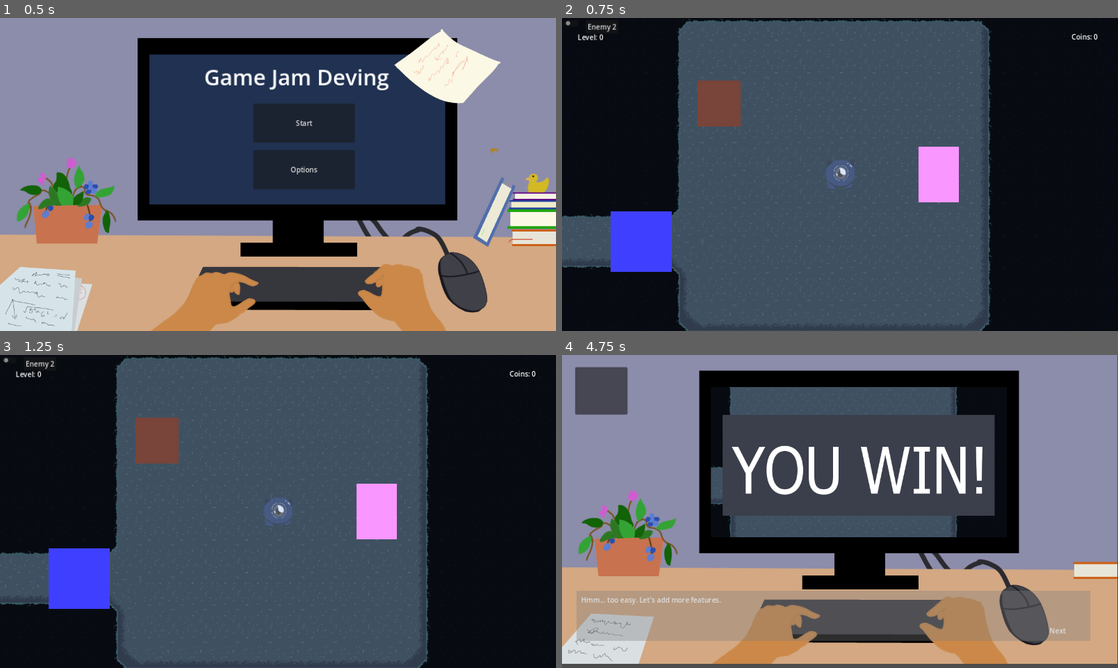
Above: before the commit, frames 1-4 (two rows, left to right).
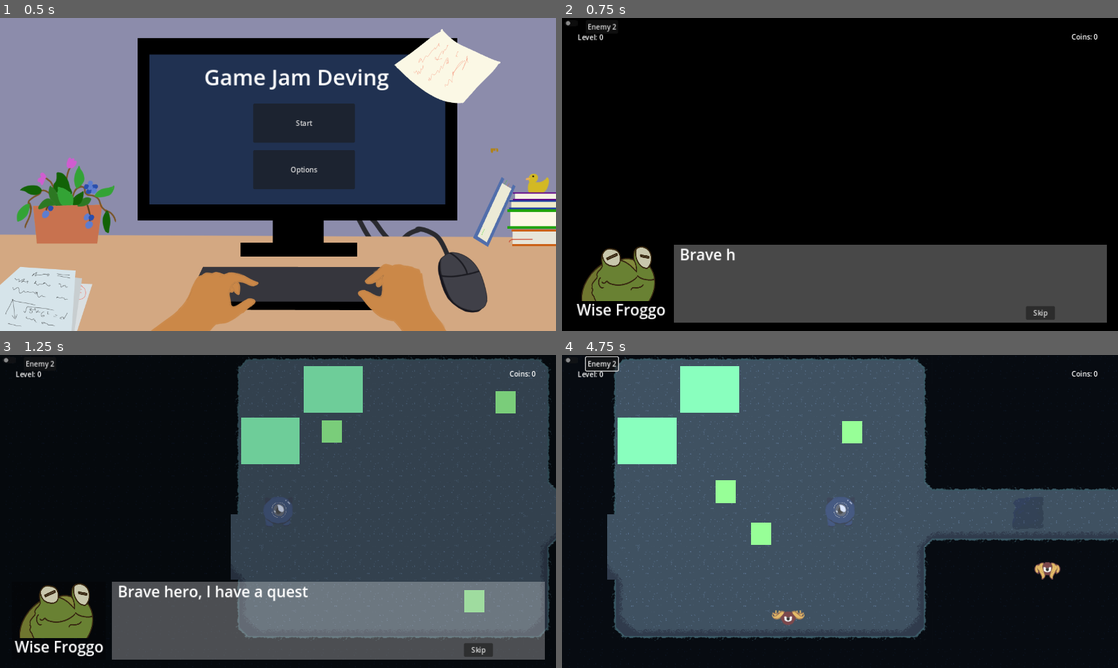
Above: after the commit, the same moments.

Repository: acropolis914/Gwizz-s-Game-Jam
Game: Godot game, scene res://Scene/main_menu.tscn
Two runs of this game, one before a commit and one after it. Both use one fixed random seed, a clock stepped at 60 frames per second and the inputs below.
Inputs (mouse positions are in pixels of both pictures, inside the frame that each line leads up to):
- Up to frame 1 (0.5 s): no input
- Up to frame 2 (0.75 s): click "Start" at 0.5 s
- Up to frame 3 (1.25 s): no input
- Up to frame 4 (4.75 s): click (1040, 649) at 1.25 s, where only the run after the commit has a clickable "Skip"; click (573, 361) at 2 s; click "Enemy 2" at 2.75 s; tap Enter at 3.5 s; move the mouse to (962, 495) at 3.52 s; hold D (move_right) 3.53-4.25 s; tap Shift (dash) at 3.6 s; click (845, 508) at 4.27 s

Frame 1 is identical in both runs. In frame 2, 66% of the frame differs, in the area x 0-100%, y 0-100%; in frame 3, 56%; in frame 4, 79%.

Commit message:
positions, trigger, etc
positions, trigger, etc

Diff:
--- /dev/null
+++ b/CanvasLayer.gd
@@ -0,0 +1,11 @@
+extends CanvasLayer
+
+
+# Called when the node enters the scene tree for the first time.
+func _ready():
+	pass # Replace with function body.
+
+
+# Called every frame. 'delta' is the elapsed time since the previous frame.
+func _process(delta):
+	pass
--- a/Scene/coin.tscn
+++ b/Scene/coin.tscn
@@ -4,7 +4,7 @@
 [ext_resource type="Script" path="res://Scripts/coin.gd" id="1_uavr1"]
 
 [sub_resource type="RectangleShape2D" id="RectangleShape2D_u3itk"]
-size = Vector2(54, 58)
+size = Vector2(26, 26)
 
 [node name="Coin" type="Area2D"]
 script = ExtResource("1_uavr1")
@@ -14,7 +14,7 @@
 
 [node name="Sprite2D" type="Sprite2D" parent="."]
 modulate = Color(1, 0.788235, 0, 1)
-scale = Vector2(0.466667, 0.5)
+scale = Vector2(0.216667, 0.216667)
 texture = ExtResource("1_0my5m")
 
 [connection signal="body_entered" from="." to="." method="_on_body_entered"]
--- a/Scene/enemy_type_3.tscn
+++ b/Scene/enemy_type_3.tscn
@@ -66,8 +66,7 @@
 script = ExtResource("3_0bwcu")
 
 [node name="Attack_Timer" type="Timer" parent="."]
-wait_time = 3.0
-autostart = true
+one_shot = true
 
 [node name="AnimatedSprite2D" type="AnimatedSprite2D" parent="."]
 sprite_frames = SubResource("SpriteFrames_wfy6l")
--- a/Scene/main.tscn
+++ b/Scene/main.tscn
@@ -12,8 +12,36 @@
 [ext_resource type="Script" path="res://Scripts/Timer_CanvasLayer.gd" id="9_5lsd1"]
 [ext_resource type="PackedScene" uid="uid://cfh6fu6sg2kyy" path="res://Scene/coin.tscn" id="12_gs1c4"]
 [ext_resource type="PackedScene" uid="uid://gwrdgj65fsr4" path="res://Scene/enemy_type_3.tscn" id="13_1u1k8"]
+[ext_resource type="Texture2D" uid="uid://hrmxcdr3lett" path="res://ImageAssets/TilesAndStonesbyPol/rocktrap.png" id="14_jecnv"]
 [ext_resource type="PackedScene" uid="uid://03tyh5acohqu" path="res://Scene/slime.tscn" id="14_orumr"]
+[ext_resource type="Texture2D" uid="uid://ca43nx0s8p3wh" path="res://ImageAssets/White.png" id="14_upyrm"]
 [ext_resource type="PackedScene" uid="uid://b8v23jfry1r7" path="res://Scene/pot.tscn" id="14_yj3bj"]
+[ext_resource type="Script" path="res://Scripts/Enemy_Move_Triggers.gd" id="15_1mu1m"]
+[ext_resource type="PackedScene" uid="uid://td8el4u2my65" path="res://Scene/story_in_game.tscn" id="15_dc871"]
+
+[sub_resource type="RectangleShape2D" id="RectangleShape2D_rpe1n"]
+size = Vector2(49, 108)
+
+[sub_resource type="Animation" id="Animation_atqlq"]
+resource_name = "fade"
+length = 0.8
+tracks/0/type = "value"
+tracks/0/imported = false
+tracks/0/enabled = true
+tracks/0/path = NodePath(".:modulate")
+tracks/0/interp = 1
+tracks/0/loop_wrap = true
+tracks/0/keys = {
+"times": PackedFloat32Array(0.2, 0.8),
+"transitions": PackedFloat32Array(1, 1),
+"update": 0,
+"values": [Color(0, 0, 0, 1), Color(0, 0, 0, 0)]
+}
+
+[sub_resource type="AnimationLibrary" id="AnimationLibrary_6ovo7"]
+_data = {
+"fade": SubResource("Animation_atqlq")
+}
 
 [node name="Main" type="Node2D"]
 script = ExtResource("1_0qhc5")
@@ -22,10 +50,13 @@
 trap = ExtResource("4_b7axx")
 
 [node name="Player" parent="." instance=ExtResource("2_b3uek")]
-position = Vector2(2444, 444)
+position = Vector2(157, 442)
 
 [node name="Camera2D" type="Camera2D" parent="Player"]
 zoom = Vector2(1.17, 1.17)
+
+[node name="Story_in_Game" parent="." instance=ExtResource("15_dc871")]
+visible = false
 
 [node name="Debug" type="CanvasLayer" parent="."]
 
@@ -49,7 +80,7 @@
 position = Vector2(2638, 444)
 
 [node name="Key" parent="." instance=ExtResource("7_25gxa")]
-position = Vector2(1384, 415)
+position = Vector2(1326, 495)
 
 [node name="Gate" parent="." instance=ExtResource("8_5nvpr")]
 position = Vector2(2053, 576)
@@ -78,7 +109,10 @@
 position = Vector2(-1023, -240)
 
 [node name="Coin2" parent="Coins" instance=ExtResource("12_gs1c4")]
-position = Vector2(-974, 181)
+position = Vector2(561, -134)
+
+[node name="Coin6" parent="Coins" instance=ExtResource("12_gs1c4")]
+position = Vector2(1037, -230)
 
 [node name="Coin3" parent="Coins" instance=ExtResource("12_gs1c4")]
 position = Vector2(-730, -229)
@@ -89,27 +123,104 @@
 [node name="Coin5" parent="Coins" instance=ExtResource("12_gs1c4")]
 position = Vector2(-554, 163)
 
-[node name="Slime" parent="." instance=ExtResource("14_orumr")]
+[node name="Slime" type="Node2D" parent="."]
 position = Vector2(1247, 317)
 
-[node name="Slime2" parent="." instance=ExtResource("14_orumr")]
-position = Vector2(142, 303)
-
-[node name="Slime2" parent="Slime2" instance=ExtResource("14_orumr")]
-position = Vector2(124, -101)
+[node name="Slime1" parent="Slime" instance=ExtResource("14_orumr")]
+
+[node name="Slime2" parent="Slime" instance=ExtResource("14_orumr")]
+position = Vector2(-1105, -14)
+
+[node name="Slime3" parent="Slime" instance=ExtResource("14_orumr")]
+position = Vector2(449, 320)
+
+[node name="Slime4" parent="Slime" instance=ExtResource("14_orumr")]
+position = Vector2(-981, -115)
 
 [node name="trap_position" type="Marker2D" parent="."]
 position = Vector2(892, 398)
 
-[node name="Pot" parent="." instance=ExtResource("14_yj3bj")]
-position = Vector2(2206, 305)
-
-[node name="enemy_type_1" parent="." instance=ExtResource("2_m0uvw")]
-position = Vector2(1334, 692)
-
-[node name="enemy_type_3" parent="." instance=ExtResource("13_1u1k8")]
-position = Vector2(542, 231)
-
-[node name="Enemies" type="Node2D" parent="."]
+[node name="Shadow_Sprite2D" type="Sprite2D" parent="trap_position"]
+modulate = Color(0, 0, 0.835294, 0.184314)
+position = Vector2(7.62939e-06, 47)
+scale = Vector2(0.885715, 0.575)
+texture = ExtResource("14_jecnv")
+
+[node name="Pot" type="Node2D" parent="."]
+visible = false
+position = Vector2(2195, 358)
+
+[node name="Pot" parent="Pot" instance=ExtResource("14_yj3bj")]
+
+[node name="Pot2" parent="Pot" instance=ExtResource("14_yj3bj")]
+position = Vector2(-877, 152)
+
+[node name="Pot3" parent="Pot" instance=ExtResource("14_yj3bj")]
+position = Vector2(-1757, -137)
+
+[node name="Pot4" parent="Pot" instance=ExtResource("14_yj3bj")]
+position = Vector2(-1697, -58)
+
+[node name="Pot5" parent="Pot" instance=ExtResource("14_yj3bj")]
+position = Vector2(-1618, -16)
+
+[node name="enemy_type_1_1" parent="." instance=ExtResource("2_m0uvw")]
+position = Vector2(263, 285)
+
+[node name="enemy_type_1_2" parent="." instance=ExtResource("2_m0uvw")]
+position = Vector2(605, 227)
+
+[node name="enemy_type_1_3" parent="." instance=ExtResource("2_m0uvw")]
+position = Vector2(543, 618)
+
+[node name="enemy_type_2_1" parent="." instance=ExtResource("2_ixmfe")]
+position = Vector2(1472, 315)
+
+[node name="enemy_type_2_2" parent="." instance=ExtResource("2_ixmfe")]
+position = Vector2(1228, 713)
+
+[node name="enemy_type_2_3" parent="." instance=ExtResource("2_ixmfe")]
+position = Vector2(1659, 705)
+
+[node name="enemy_type_3_1" parent="." instance=ExtResource("13_1u1k8")]
+position = Vector2(2318, 192)
+
+[node name="enemy_type_3_2" parent="." instance=ExtResource("13_1u1k8")]
+position = Vector2(2356, 627)
+
+[node name="enemy_type_3_4" parent="." instance=ExtResource("13_1u1k8")]
+position = Vector2(2470, 303)
+
+[node name="enemy_type_3_3" parent="." instance=ExtResource("13_1u1k8")]
+position = Vector2(2653, 659)
+
+[node name="Enemy_Move_Triggers" type="Node2D" parent="."]
+script = ExtResource("15_1mu1m")
+
+[node name="Room2_trigger_Area2D" type="Area2D" parent="Enemy_Move_Triggers"]
+
+[node name="CollisionShape2D" type="CollisionShape2D" parent="Enemy_Move_Triggers/Room2_trigger_Area2D"]
+position = Vector2(1174, 463)
+shape = SubResource("RectangleShape2D_rpe1n")
+
+[node name="Room3_trigger_Area2D" type="Area2D" parent="Enemy_Move_Triggers"]
+
+[node name="CollisionShape2D" type="CollisionShape2D" parent="Enemy_Move_Triggers/Room3_trigger_Area2D"]
+position = Vector2(2171, 564)
+shape = SubResource("RectangleShape2D_rpe1n")
+
+[node name="Black" type="Sprite2D" parent="."]
+modulate = Color(0, 0, 0, 1)
+position = Vector2(178.5, 433.5)
+scale = Vector2(9.99167, 6.09167)
+texture = ExtResource("14_upyrm")
+
+[node name="Fade" type="AnimationPlayer" parent="."]
+root_node = NodePath("../Black")
+libraries = {
+"": SubResource("AnimationLibrary_6ovo7")
+}
 
 [connection signal="pressed" from="Debug/SpawnEnemy2" to="." method="_on_spawn_enemy_2_pressed"]
+[connection signal="body_entered" from="Enemy_Move_Triggers/Room2_trigger_Area2D" to="Enemy_Move_Triggers" method="_on_room_2_trigger_area_2d_body_entered"]
+[connection signal="body_entered" from="Enemy_Move_Triggers/Room3_trigger_Area2D" to="Enemy_Move_Triggers" method="_on_room_3_trigger_area_2d_body_entered"]
--- a/Scene/pot.tscn
+++ b/Scene/pot.tscn
@@ -4,10 +4,10 @@
 [ext_resource type="Script" path="res://Scripts/pot.gd" id="1_w53b8"]
 
 [sub_resource type="RectangleShape2D" id="RectangleShape2D_vd2lb"]
-size = Vector2(90, 98)
+size = Vector2(66, 74)
 
 [sub_resource type="RectangleShape2D" id="RectangleShape2D_k2kip"]
-size = Vector2(80, 86)
+size = Vector2(58, 70)
 
 [node name="Pot" type="Area2D"]
 script = ExtResource("1_w53b8")
@@ -17,7 +17,7 @@
 
 [node name="Sprite2D" type="Sprite2D" parent="."]
 modulate = Color(0.47451, 0.266667, 0.223529, 1)
-scale = Vector2(0.7, 0.75)
+scale = Vector2(0.5, 0.583333)
 texture = ExtResource("1_em2a2")
 
 [node name="staticbody" type="StaticBody2D" parent="."]
--- a/Scene/story_in_game.tscn
+++ b/Scene/story_in_game.tscn
@@ -1,8 +1,62 @@
-[gd_scene load_steps=2 format=3 uid="uid://td8el4u2my65"]
+[gd_scene load_steps=4 format=3 uid="uid://td8el4u2my65"]
 
-[ext_resource type="Script" path="res://Scripts/Story_in_Game.gd" id="1_i6bc6"]
+[ext_resource type="Script" path="res://Scripts/story_in_game.gd" id="1_a0f30"]
+[ext_resource type="Texture2D" uid="uid://ca43nx0s8p3wh" path="res://ImageAssets/White.png" id="2_ghx0a"]
+[ext_resource type="Texture2D" uid="uid://d2rrm0wgymmxe" path="res://ImageAssets/Frog_1.png" id="3_1q2ux"]
 
-[node name="Story_in_Game" type="Node2D"]
-script = ExtResource("1_i6bc6")
+[node name="Story_in_Game" type="CanvasLayer"]
+script = ExtResource("1_a0f30")
 
 [node name="Sprite2D" type="Sprite2D" parent="."]
+
+[node name="Box" type="Sprite2D" parent="."]
+modulate = Color(1, 1, 1, 0.282353)
+position = Vector2(755.5, 611)
+scale = Vector2(8.30833, 1.5)
+texture = ExtResource("2_ghx0a")
+
+[node name="Box2" type="Sprite2D" parent="."]
+modulate = Color(0, 0, 0, 0.282353)
+position = Vector2(135.25, 611)
+scale = Vector2(1.8125, 1.5)
+texture = ExtResource("2_ghx0a")
+
+[node name="Frog" type="Sprite2D" parent="."]
+position = Vector2(131, 579.75)
+scale = Vector2(0.647059, 0.772727)
+texture = ExtResource("3_1q2ux")
+
+[node name="dialog_Label" type="Label" parent="."]
+offset_left = 271.0
+offset_top = 519.0
+offset_right = 1425.0
+offset_bottom = 732.0
+theme_override_font_sizes/font_size = 35
+text = "Brave hero, I have a quest for you to go on.
+	Our village is in danger from an Evil Wizard who
+	has captured Princess Papaya."
+
+[node name="dialog_Label2" type="Label" parent="."]
+offset_left = 34.0
+offset_top = 646.0
+offset_right = 274.0
+offset_bottom = 721.0
+theme_override_font_sizes/font_size = 35
+text = "Wise Froggo"
+
+[node name="Next_Button" type="Button" parent="."]
+offset_left = 1163.0
+offset_top = 663.0
+offset_right = 1233.0
+offset_bottom = 694.0
+text = "Next"
+
+[node name="Skip_Button" type="Button" parent="."]
+offset_left = 1068.0
+offset_top = 663.0
+offset_right = 1135.0
+offset_bottom = 694.0
+text = "Skip"
+
+[connection signal="button_down" from="Next_Button" to="." method="_on_next_button_button_down"]
+[connection signal="button_down" from="Skip_Button" to="." method="_on_skip_button_button_down"]
--- /dev/null
+++ b/Scripts/Enemy_Move_Triggers.gd
@@ -0,0 +1,9 @@
+extends Node2D
+
+func _on_room_2_trigger_area_2d_body_entered(body):
+	if body is Player:
+		GlobalScript.in_room2 = true
+
+func _on_room_3_trigger_area_2d_body_entered(body):
+	if body is Player:
+		GlobalScript.in_room3 = true
--- a/Scripts/Main.gd
+++ b/Scripts/Main.gd
@@ -4,8 +4,11 @@
 @export var enemy2 : PackedScene
 @export var trap : PackedScene
 var screen_size
+@onready var fade = $Fade
 
 func _ready():
+	fade.play("fade")
+	$Story_in_Game.show()
 	screen_size = get_viewport_rect().size
 	if GlobalScript.trap_rock:
 		var traps = trap.instantiate()
@@ -31,3 +34,7 @@
 	var enemy2_instance = enemy2.instantiate()
 	enemy2_instance.position = Vector2(randi_range(0,screen_size.x),randi_range(0,screen_size.y))
 	add_child(enemy2_instance)
+
+
+func _on_room_3_trigger_area_2d_body_entered(body):
+	pass # Replace with function body.
--- a/Scripts/Player.gd
+++ b/Scripts/Player.gd
@@ -45,7 +45,7 @@
 		killer_area.disabled = true
 
 func _physics_process(delta):
-	if dead:
+	if dead || !GlobalScript.in_game:
 		return
 	if GlobalScript.mouse_mode:
 		for_mouse_movement(delta)
@@ -69,6 +69,8 @@
 	await get_tree().create_timer(1.0).timeout
 	dead = false
 	GlobalScript.coins = 0
+
+
 	get_tree().reload_current_scene()
 
 func has_key():
--- a/Scripts/Story_in_Game.gd
+++ b/Scripts/Story_in_Game.gd
@@ -1 +1,60 @@
-extends Node2D
+extends CanvasLayer
+
+@onready var dialog_label = $dialog_Label
+var dialogs = {
+	0 : "Brave hero, I have a quest for you to go on.
+	Our village is in danger from an Evil Wizard who
+	has captured Princess Papaya.",
+	1: "I need you to go
+	into his dungeon, find her, and bring them back
+	here safely. Do you believe you have what it takes",
+	2: "to face this evil wizard and rescue the princess?
+	You will face many dangers in this quest, and
+	it will be no easy task. But I have faith in you,",
+	3: "I know you have what it takes to succeed.
+	If you have any questions or concerns before you
+	embark on this quest, feel free to ask now.",
+	4: "And remember, you can always return here and ask
+	me for advice or guidance.",
+	5: "Poor Papaya. She is a bright and witty young
+	girl, with a passion for helping others, particularly
+	animals. She loves to spend her time exploring the",
+	6: "forest and feeding the birds, squirrels, and other
+	wildlife. She has a soft spot for all creatures.
+	Would never harm a fellow living being. She was",
+	7: "kidnapped by the evil wizard because he suspected
+	that she was hiding some special power that he wanted
+	to possess for himself.",
+	8: "No time to waste, young hero! On with your quest!"}
+
+var dialog_num = 0
+
+func _ready():
+	GlobalScript.in_game = false
+	GlobalScript.in_room2 = false
+	GlobalScript.in_room3 = false
+	$Next_Button.hide()
+	dialog_label.visible_ratio = 0
+	if GlobalScript.skip:
+		$Skip_Button.show()
+	else:
+		$Skip_Button.hide()
+
+func _process(delta):
+	dialog_label.text = dialogs[dialog_num]
+	dialog_label.visible_ratio += .005
+	if dialog_label.visible_ratio == 1:
+		$Next_Button.show()
+
+func _on_next_button_button_down():
+	dialog_label.visible_ratio = 0
+	$Next_Button.hide()
+	if dialog_num == 8:
+		GlobalScript.in_game = true
+		queue_free()
+	else:
+		dialog_num += 1
+
+func _on_skip_button_button_down():
+	GlobalScript.in_game = true
+	queue_free()
--- a/Scripts/Story_mode.gd
+++ b/Scripts/Story_mode.gd
@@ -169,7 +169,9 @@
 		get_tree().change_scene_to_file("res://Scene/main.tscn")
 
 func reset_game_stats():
-	var var_false = ["emeny_1","emeny_2","emeny_3","trap_rock","trap_slime","puzzle", "collectible","dash", "vissuals","pots","story","skip"]
+	var var_false = ["emeny_1","emeny_2","emeny_3","trap_rock",
+	"trap_slime","puzzle", "collectible","dash", "vissuals",
+	"pots","story","skip", "key", "in_game", "in_room2", "in_room3"]
 	for vars in var_false:
 		GlobalScript[vars] = false
 	var var_zero = ["level", "aesthetic", "coins"]
--- a/Scripts/coin.gd
+++ b/Scripts/coin.gd
@@ -1,4 +1,8 @@
 extends Area2D
+
+func _ready():
+	if !GlobalScript.coins:
+		queue_free()
 
 func _on_body_entered(body):
 	if body.is_in_group("player"):
--- a/Scripts/ending_mode.gd
+++ b/Scripts/ending_mode.gd
@@ -27,6 +27,7 @@
 		bg_num = 2
 	else:
 		bg_num = 3
+	reset_game_stats()
 	fade_anim.play("fade")
 	await fade_anim.animation_finished
 	$End_Button.show()
@@ -34,3 +35,13 @@
 
 func _on_end_button_button_down():
 	get_tree().change_scene_to_file("res://Scene/main_menu.tscn")
+
+func reset_game_stats():
+	var var_false = ["emeny_1","emeny_2","emeny_3","trap_rock",
+	"trap_slime","puzzle", "collectible","dash", "vissuals",
+	"pots","story","skip", "key", "in_game", "in_room2", "in_room3"]
+	for vars in var_false:
+		GlobalScript[vars] = false
+	var var_zero = ["level", "aesthetic", "coins"]
+	for vars_z in var_zero:
+		GlobalScript[vars_z] = 0
--- a/Scripts/enemy_type_1.gd
+++ b/Scripts/enemy_type_1.gd
@@ -14,7 +14,8 @@
 
 func _process(delta):
 	var player_pos = get_parent().get_node("Player").get_position()
-	position += speed * (player_pos-position) * delta
+	if GlobalScript.in_game:
+		position += speed * (player_pos-position) * delta
 	move_and_slide()
 
 func _on_killer_area_2d_body_entered(body):
--- a/Scripts/enemy_type_2.gd
+++ b/Scripts/enemy_type_2.gd
@@ -2,13 +2,10 @@
 
 var speed_multiplier
 var resting = false
-
 func _ready():
 	$run.start()
-	$Life.start()
 	$AnimatedSprite2D.animation = "flap"
 	$AnimatedSprite2D.play()
-
 
 # Called every frame. 'delta' is the elapsed time since the previous frame.
 func _process(delta):
@@ -16,12 +13,14 @@
 	if resting:
 		pass
 	else:
-		#pangit apaka basic na follow. seems stupid. let me get my cartesian plane
-		var player_position = get_parent().get_node("Player").get_position()
-		position += speed_multiplier * (player_position-position) * delta * sin(deg_to_rad(randi_range(0,90)))
-		position.y = position.y + 5* sin(deg_to_rad(randi_range(0,90))) * delta
-		#not yet properly implemented. use above if desired
-		#position += atan2((player_position.x -position.x),(player_position.y-position.y))
+		if GlobalScript.in_room2:
+			$Life.start()
+			#pangit apaka basic na follow. seems stupid. let me get my cartesian plane
+			var player_position = get_parent().get_node("Player").get_position()
+			position += speed_multiplier * (player_position-position) * delta * sin(deg_to_rad(randi_range(0,90)))
+			position.y = position.y + 5* sin(deg_to_rad(randi_range(0,90))) * delta
+			#not yet properly implemented. use above if desired
+			#position += atan2((player_position.x -position.x),(player_position.y-position.y))
 
 func _on_body_entered(body):
 	if body.is_in_group("player"):
@@ -31,15 +30,11 @@
 	resting = true
 	$rest.set_wait_time(randf_range(3,7))
 	$rest.start()
-	print("started resting")
 
 func _on_rest_timeout():
 	resting = false
 	$run.set_wait_time(randf_range(3,7))
 	$run.start()
-	print("stopped resting")
-	print(self.name)
-
 
 func _on_life_timeout():
 	$DeathBlood.emitting = true
--- a/Scripts/enemy_type_3.gd
+++ b/Scripts/enemy_type_3.gd
@@ -3,15 +3,22 @@
 
 var speed = 100
 var toAttack = false
+@onready var attack_timer = $Attack_Timer
+
+
 func _ready() -> void:
 	$AnimatedSprite2D.play()
 
 func _process(delta):
 	var player_pos = get_parent().get_node("Player").get_position()
-	if position.distance_to(player_pos) > 200:
-		position += speed * (player_pos-position).normalized() * delta
-	if toAttack:
-		_attack()
+	if GlobalScript.in_room3:
+		if attack_timer.is_stopped():
+			attack_timer.set_wait_time(randi_range(3,6))
+			attack_timer.start()
+		if position.distance_to(player_pos) > 200:
+			position += speed * (player_pos-position).normalized() * delta
+		if toAttack:
+			_attack()
 	move_and_slide()
 
 func _on_attack_timer_timeout():
--- a/Scripts/global_script.gd
+++ b/Scripts/global_script.gd
@@ -22,5 +22,10 @@
 var key = false
 var coins = 0
 
+#Game holding
+var in_game = false
+var in_room2 = false
+var in_room3 = false
+
 #Settings
 var mouse_mode = false
Binary file added: ImageAssets/Frog_1.png
Not shown, added: ImageAssets/Frog_1.png.import
Not shown: 1 places in Scene/main.tscn that only renumber resources
